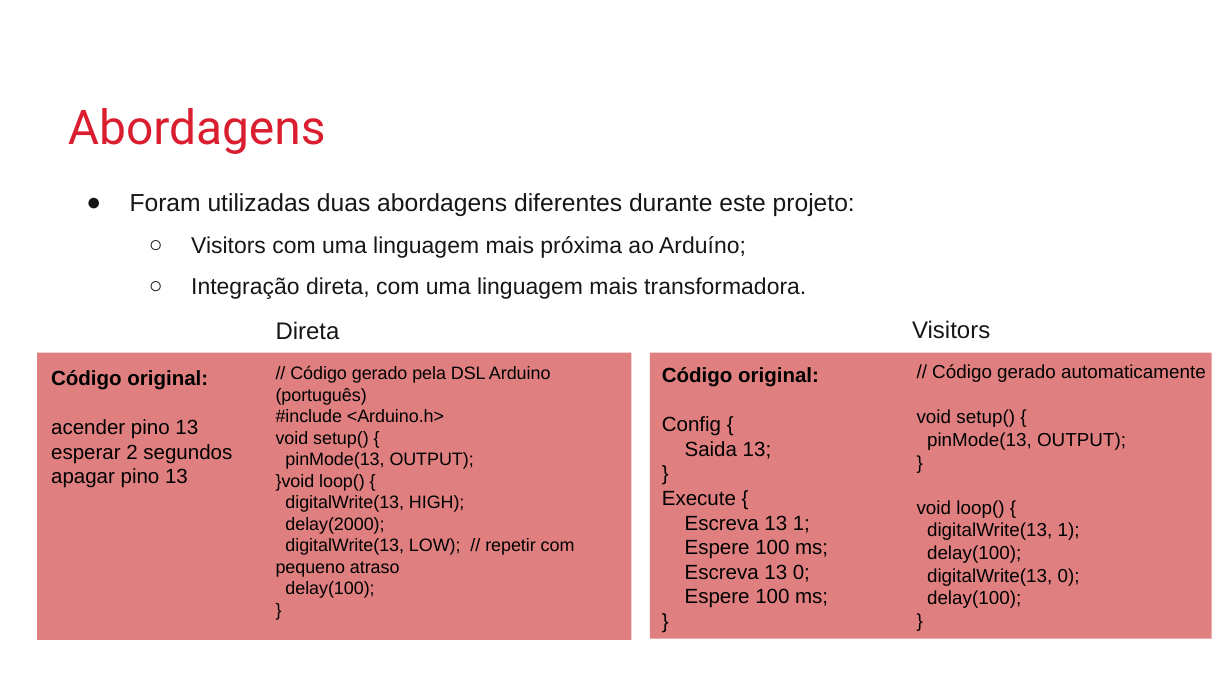
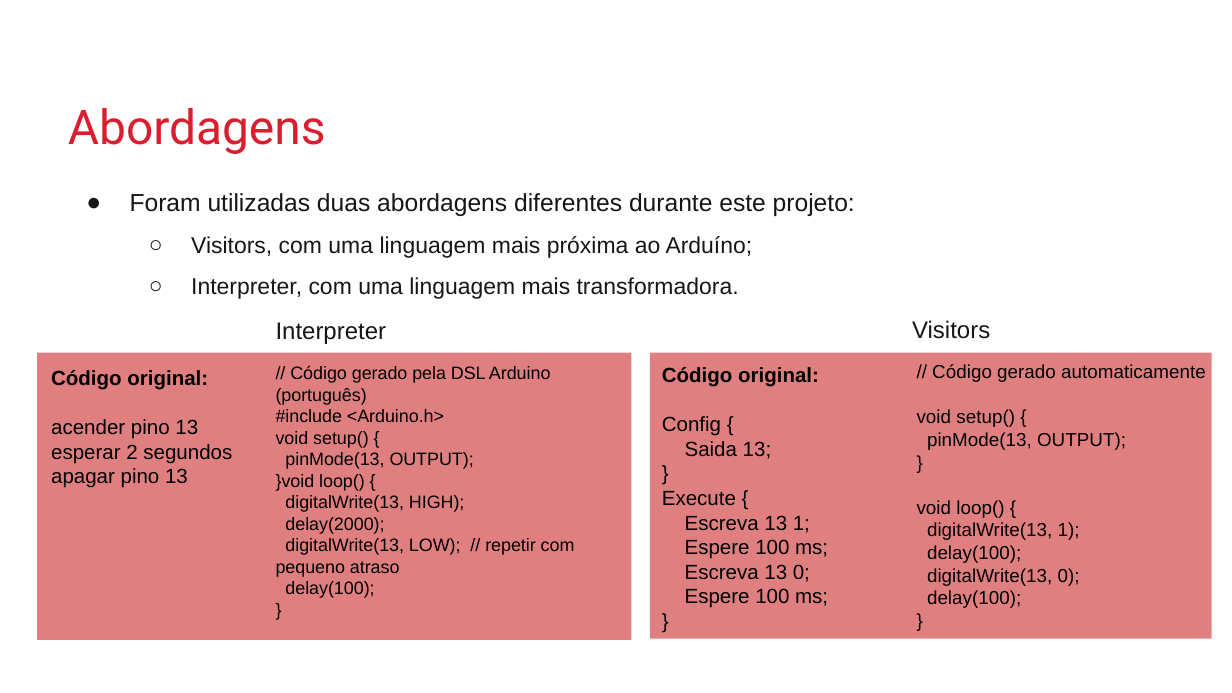
Before and after one commit to marcusv-fs/PLP_Arduino, a slide deck: slide 4 of Docs/ADSL - Apresentação Final.pptx. Drawn at 1232x693 pixels with LibreOffice and Linux fonts; fonts in the diff are those of the drawing; background and template pictures are left out. Boxes give left, top, right and bottom in pixels: in the first picture for what was removed or moved away, otherwise in the second. Text is boxed around its words. In the diff, an @@ line names an element or a change of style, - is before the commit and + after.

Commit message:
Atualização dos Slides

```diff
--- a/Docs/ADSL - Apresentação Final.pptx
+++ b/Docs/ADSL - Apresentação Final.pptx
@@ text at box(191, 236, 753, 299): text changed @@
-  ○ Visitors com uma linguagem mais próxima ao Arduíno;
-  ○ Integração direta, com uma linguagem mais transformadora.
+  ○ Visitors, com uma linguagem mais próxima ao Arduíno;
+  ○ Interpreter, com uma linguagem mais transformadora.
@@ text at box(276, 322, 387, 344): text changed @@
-Direta
+Interpreter
```
